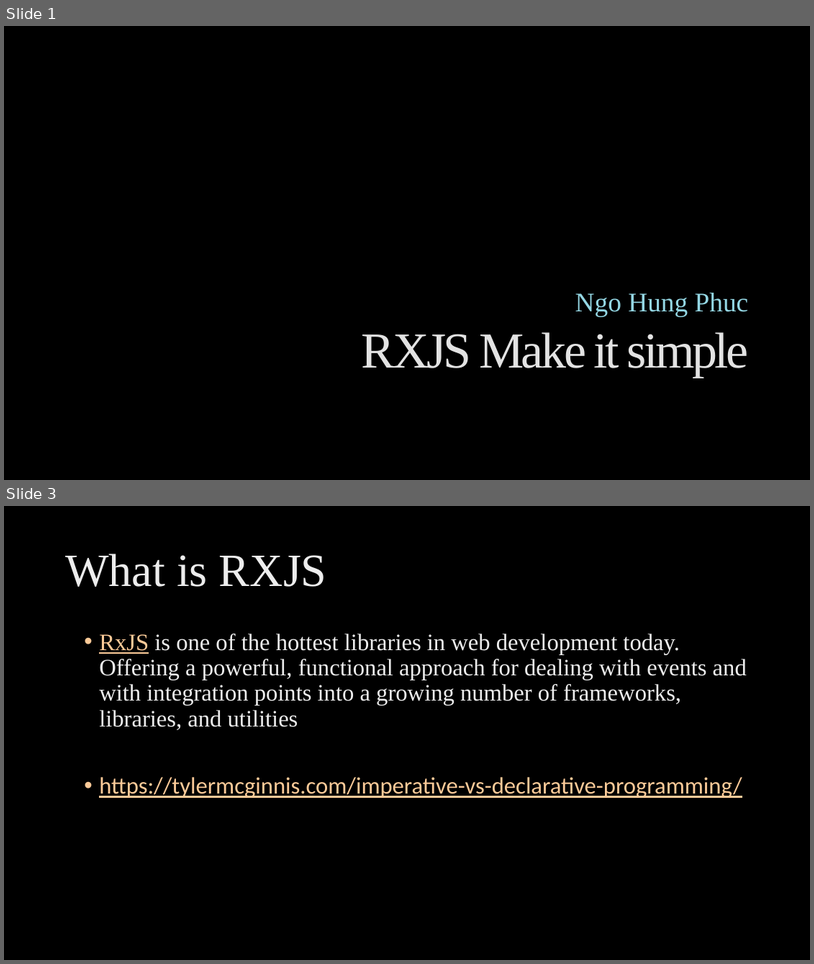
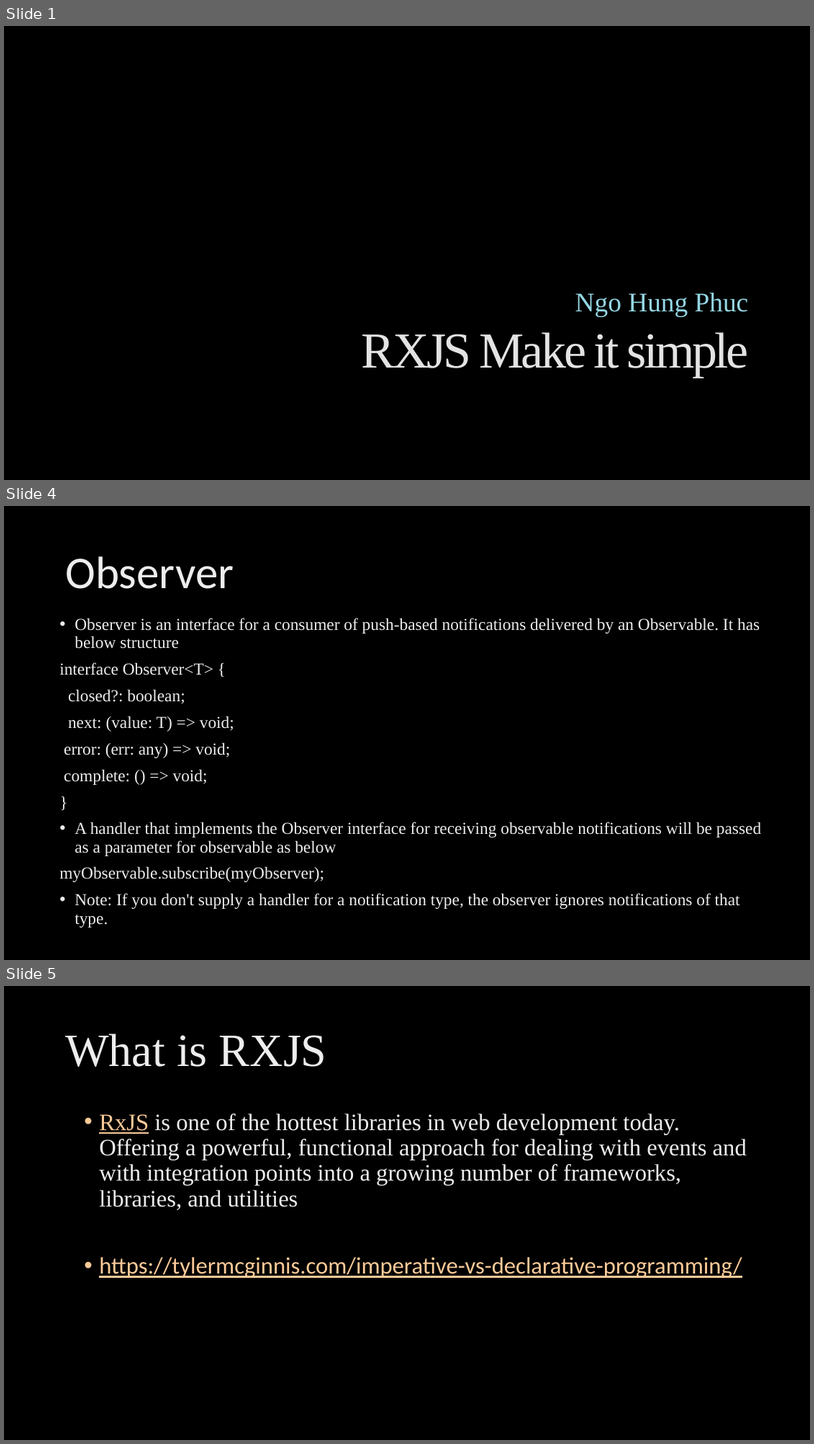
Before and after one commit to ngohungphuc/Presentation, a slide deck: RXJS Make it easy/RXJS Make it easy.pptx. Shown one above the other, each under a label of ours: slides 1 and 3 before the commit, slides 1, 4 and 5 after it; the slides between them are not shown. The pictures are 814x964 and 814x1444 pixels, drawn with LibreOffice and Linux fonts; fonts in the diff are those of the drawing; background and template pictures are left out. Boxes give left, top, right and bottom in pixels: in the first picture for what was removed or moved away, otherwise in the second. Text is boxed around its words. In the diff, an @@ line names an element or a change of style, - is before the commit and + after.

```diff
--- a/RXJS Make it easy/RXJS Make it easy.pptx
+++ b/RXJS Make it easy/RXJS Make it easy.pptx
@@ slide 4 added at box(4, 506, 810, 960), background picture (left out) @@
@@ title added at box(65, 556, 234, 589), 54 pt, text gradient #BFBFBF to #EDEDED to #FFFFFF @@
+Observer
@@ text added at box(59, 618, 761, 908), 20 pt, text gradient #BFBFBF to #EDEDED to #FFFFFF @@
+• Observer is an interface for a consumer of push-based notifications delivered by an Observable. It has below structure
+interface Observer<T> {
+closed?: boolean;
+next: (value: T) => void;
+error: (err: any) => void;
+complete: () => void;
+}
+• A handler that implements the Observer interface for receiving observable notifications will be passed as a parameter for observable as below
+myObservable.subscribe(myObserver);
+• Note: If you don't supply a handler for a notification type, the observer ignores notifications of that type.
@@ what was slide 3 is now slide 5 @@
```
Also in this commit, not shown: 1 slide changed, 1 other slide added.
